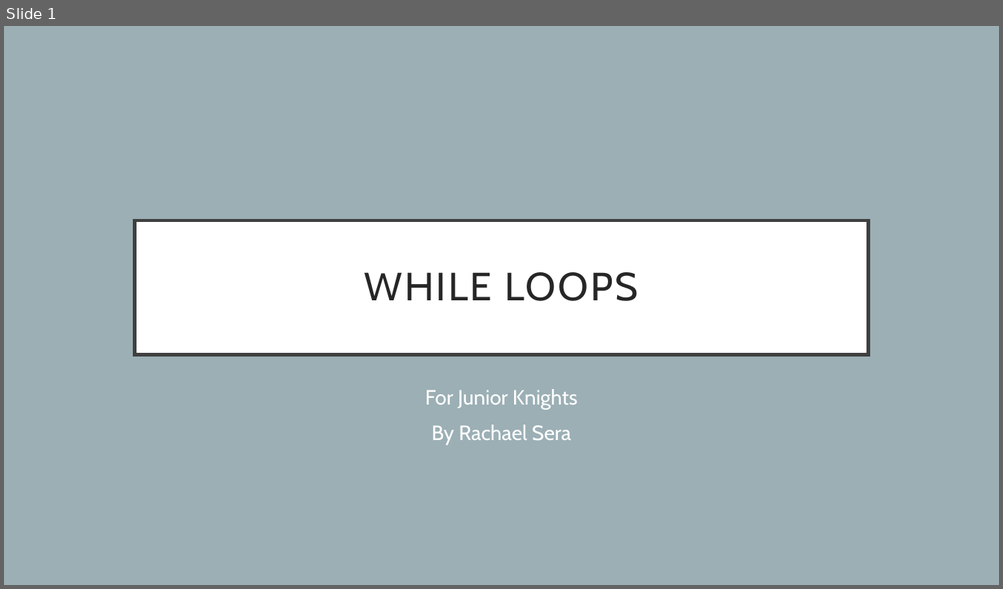
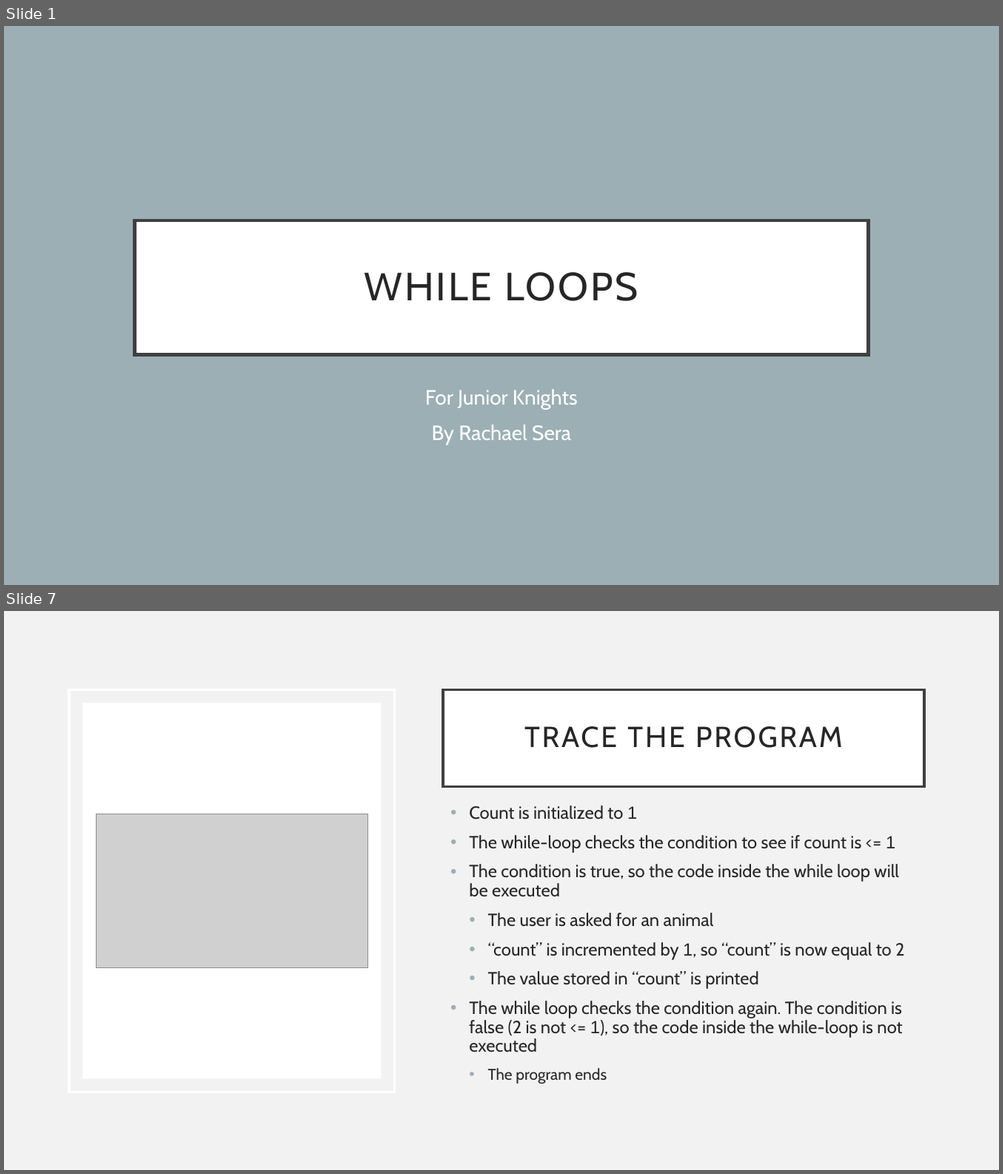
Before and after one commit to rsera/Junior-Knights, a slide deck: Python Day 4 While Loops.pptx. Shown one above the other, each under a label of ours: slide 1 before the commit, slides 1 and 7 after it; the slides between them are not shown. The pictures are 1003x589 and 1003x1174 pixels, drawn with LibreOffice and Linux fonts; fonts in the diff are those of the drawing; grey boxes stand for pictures. Boxes give left, top, right and bottom in pixels: in the first picture for what was removed or moved away, otherwise in the second. Text is boxed around its words. In the diff, an @@ line names an element or a change of style, - is before the commit and + after.

```diff
--- a/Python Day 4 While Loops.pptx
+++ b/Python Day 4 While Loops.pptx
@@ slide 7 added at [4,611,999,1170], background #F2F2F2 @@
@@ rectangle added at [69,689,394,1092], outline #FFFFFF 2.5 pt @@
@@ title added at [444,689,925,786], fill #FFFFFF, outline #404040 2.5 pt, 28 pt, text #262626 @@
+TRACE THE PROGRAM
@@ rectangle added at [82,703,381,1079], fill #FFFFFF @@
@@ text added at [469,806,904,1085], 17 pt, text #262626 @@
+• Count is initialized to 1
+• The while-loop checks the condition to see if count is <= 1
+• The condition is true, so the code inside the while loop will be executed
+  • The user is asked for an animal
+  • “count” is incremented by 1, so “count” is now equal to 2
+  • The value stored in “count” is printed
+• The while loop checks the condition again. The condition is false (2 is not <= 1), so the code inside the while-loop is not executed
+  • The program ends
@@ picture added at [96,815,367,968] @@
```
Also in this commit, not shown: 7 slides changed, 3 other slides added, 1 slide removed, 1 other file.
